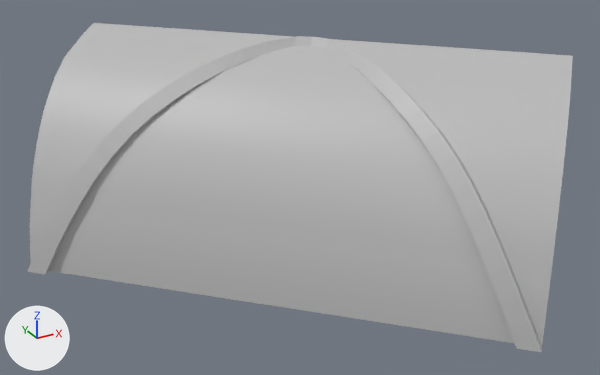
What one commit did to the FBX model RavenHill/Assets/3dModel/TileSetA/Mesh_Turned_Curved_Ceiling_a01.fbx.
The view is the same before and after, from a 50 mm camera at (-0.197, -0.406, 0.521) aimed at (0.045, 0.034, 0.301). Lighting does not change. The marker at lower left points along +X, +Y and +Z. Where no turn or scale is listed for an object, it has been applied to the vertices.

The older version as bpy lines, for what is in view:
```python
me_mesh = bpy.data.meshes.new('Mesh')
me_mesh.from_pydata(...)  # 188 vertices, 165 faces; spans x -0.12..0.205, y -0.12..0.205, z 0.24..0.388
me_mesh.materials.append(mat_lambert1)  # grey #bcbcbc
ob_mesh_turned_curved_ceiling_a01 = bpy.data.objects.new('Mesh_Turned_Curved_Ceiling_a01', me_mesh)
ob_mesh_turned_curved_ceiling_a01.location = (0.0, 0.0, 0.0)
```
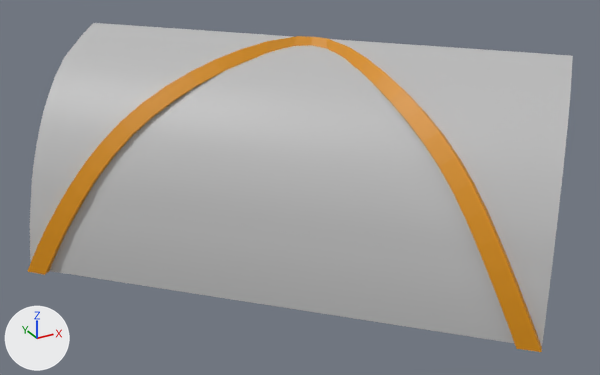
Boxes (x1, y1, x2, y2) around the edits, measured in the pictures (600 x 375 px):
part 1 of me_mesh, recoloured (grey to orange)
    both: (28, 36, 542, 352)

What changed in the scene script:
```text
Add mat_wood:
    mat_wood = principled_material('Wood')
    mat_wood.base_color = (0.684, 0.267, 0.0)  # orange #d88d00
Change me_mesh:
    where me_mesh.from_pydata(...)  # 188 vertices, 165 faces; spans x -0.12..0.205, y -0.12..0.205, z 0.24..0.388
    used by ob_mesh_turned_curved_ceiling_a01; location = (0.0, 0.0, 0.0)
    me_mesh part 1: 120 of the faces centred in x -0.113..0.122, y -0.113..0.122, z 0.245..0.384 switch from mat_lambert1 (grey #bcbcbc) to mat_wood (orange #d88d00)
```
